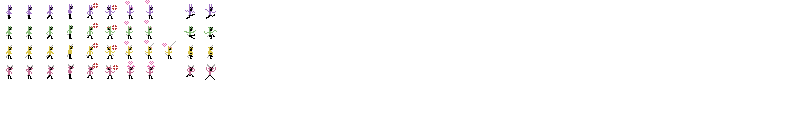
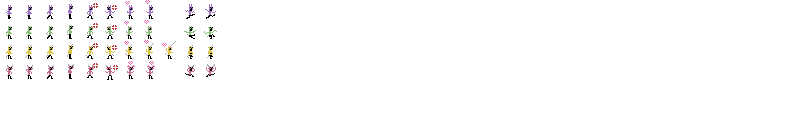
Layers edited between the first and the second 800x120 image:
painted on "effect_inbod" over <box>129,47,152,48</box>
painted on "Layer 7" over <box>126,47,173,53</box>
painted on "obdy" over <box>91,17,215,80</box>
showed "Layer 0" over <box>91,17,215,80</box>
